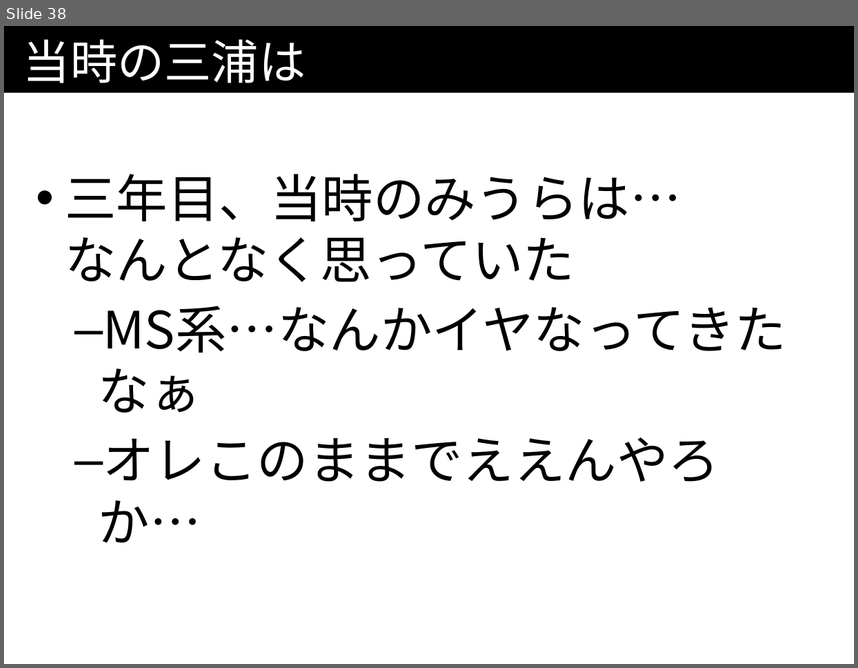
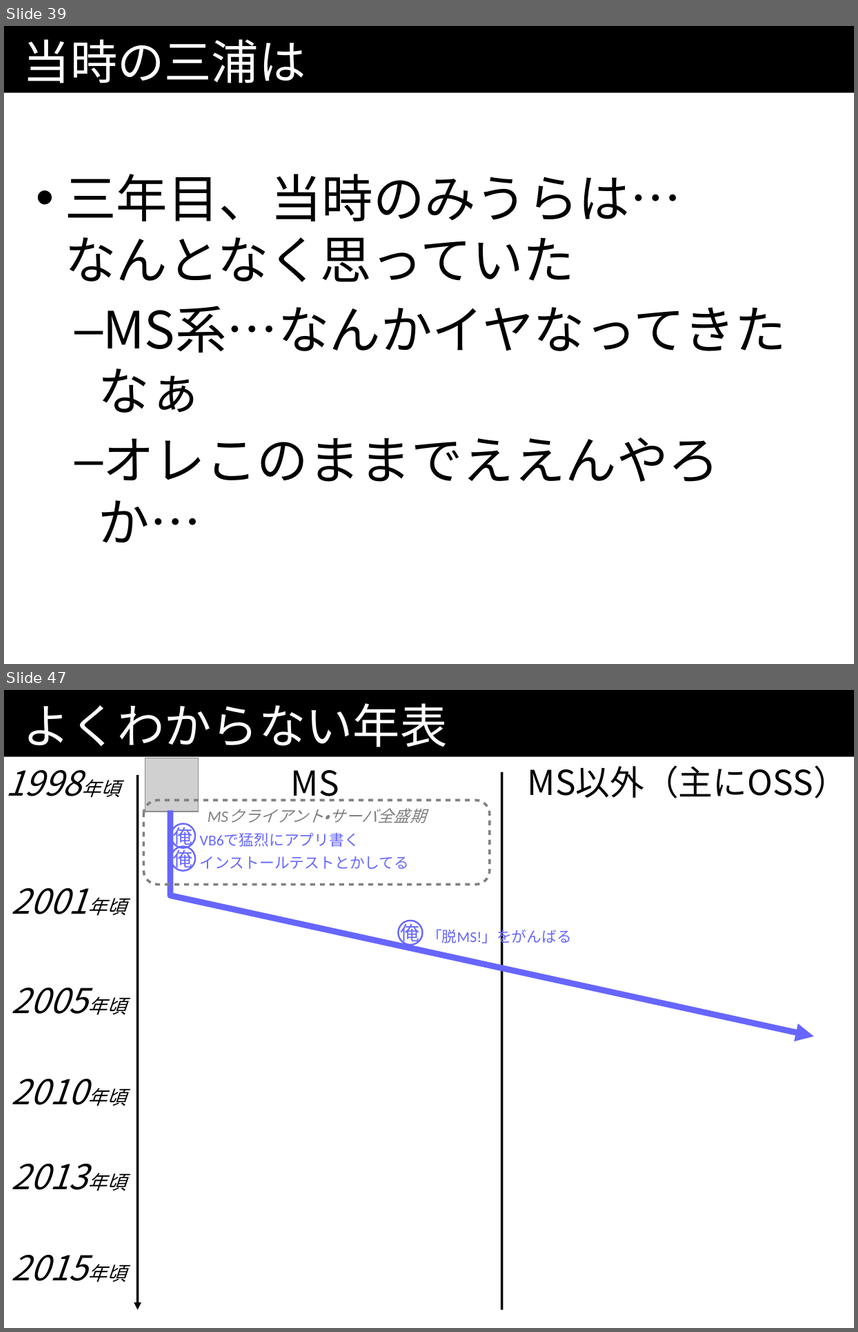
Before and after one commit to kazuhito-m/kazuhito-m.github.io, a slide deck: _drafts/comcamp2016.odp. Shown one above the other, each under a label of ours: slide 38 before the commit, slides 39 and 47 after it; the slides between them are not shown. The pictures are 858x668 and 858x1332 pixels, drawn with LibreOffice and Linux fonts; fonts in the diff are those of the drawing; grey boxes stand for pictures. Boxes give left, top, right and bottom in pixels: in the first picture for what was removed or moved away, otherwise in the second. Text is boxed around its words. In the diff, an @@ line names an element or a change of style, - is before the commit and + after.

```diff
--- a/_drafts/comcamp2016.odp
+++ b/_drafts/comcamp2016.odp
@@ slide 47 added at (x1=4, y1=690, x2=854, y2=1328), background #FFFFFF; not listed: 1 template element that a slide beside it also shows @@
@@ title added at (x1=23, y1=703, x2=448, y2=747), 44 pt, text #FFFFFF @@
+よくわからない年表
@@ text added at (x1=4, y1=758, x2=131, y2=812), 32 pt, text #000000, italic @@
+1998年頃
@@ picture added at (x1=145, y1=758, x2=199, y2=811) @@
@@ text added at (x1=291, y1=770, x2=339, y2=802), 32 pt, text #000000 @@
+MS
@@ line added from (502, 772) to (502, 1310), #000000 2.3 pt @@
@@ text added at (x1=528, y1=765, x2=848, y2=798), 32 pt, text #000000 @@
+MS以外（主にOSS）
@@ arrow added from (137, 775) to (137, 1310), #000000 2.3 pt @@
@@ rounded rectangle added at (x1=143, y1=800, x2=490, y2=885), outline #808080 2.3 pt, 15 pt, text #808080, italic @@
+MSクライアント・サーバ全盛期
@@ freeform shape added at (x1=170, y1=810, x2=815, y2=1036), outline #6666FF 5.67 pt, 24 pt, text #FFFFFF @@
+a
@@ ellipse added at (x1=172, y1=823, x2=195, y2=847), outline #6666FF 1.5 pt, 18 pt, text #6666FF @@
+俺
@@ text added at (x1=200, y1=833, x2=359, y2=847), 14 pt, text #6666FF @@
+VB6で猛烈にアプリ書く
@@ ellipse added at (x1=172, y1=847, x2=195, y2=871), outline #6666FF 1.5 pt, 18 pt, text #6666FF @@
+俺
@@ text added at (x1=4, y1=876, x2=137, y2=930), 32 pt, text #000000, italic @@
+2001年頃
@@ text added at (x1=200, y1=856, x2=410, y2=869), 14 pt, text #6666FF @@
+インストールテストとかしてる
@@ ellipse added at (x1=398, y1=920, x2=422, y2=945), outline #6666FF 1.5 pt, 18 pt, text #6666FF @@
+俺
@@ text added at (x1=427, y1=927, x2=572, y2=945), 14 pt, text #6666FF @@
+「脱MS!」をがんばる
@@ text added at (x1=4, y1=976, x2=156, y2=1029), 32 pt, text #000000, italic @@
+2005年頃
@@ text added at (x1=4, y1=1067, x2=137, y2=1121), 32 pt, text #000000, italic @@
+2010年頃
@@ text added at (x1=4, y1=1152, x2=137, y2=1205), 32 pt, text #000000, italic @@
+2013年頃
@@ text added at (x1=4, y1=1243, x2=137, y2=1297), 32 pt, text #000000, italic @@
+2015年頃
@@ what was slide 38 is now slide 39 @@
```
Also in this commit, not shown: 3 slides changed, 40 other slides added.
